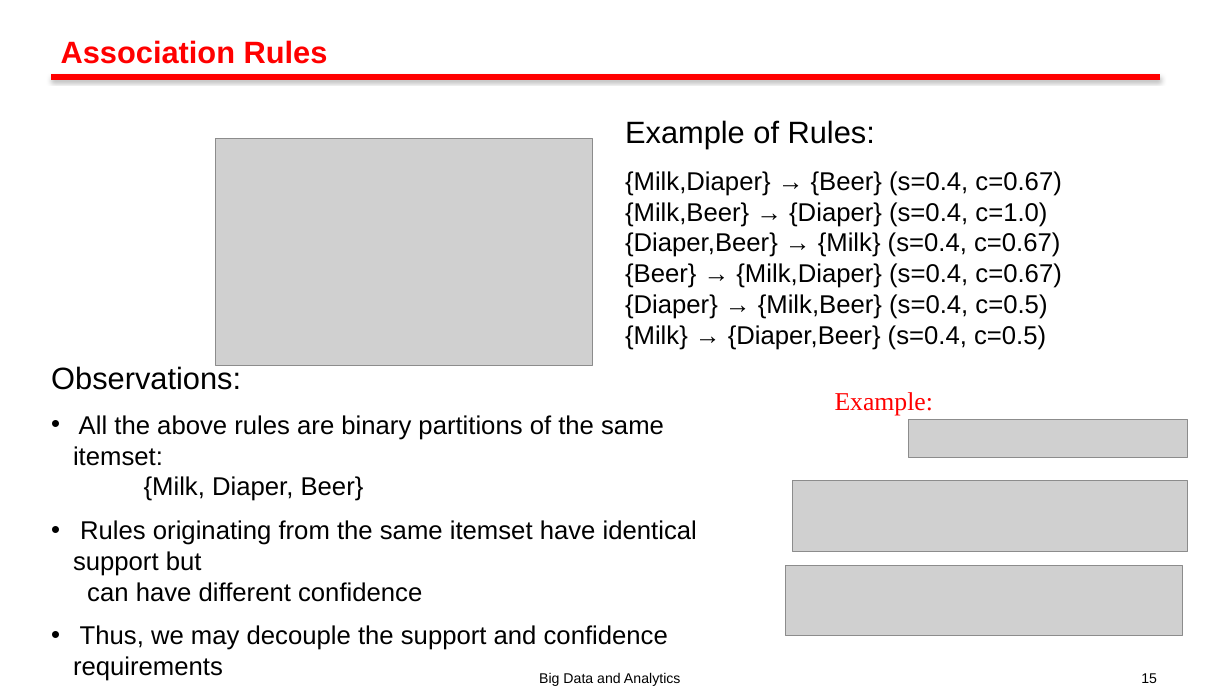
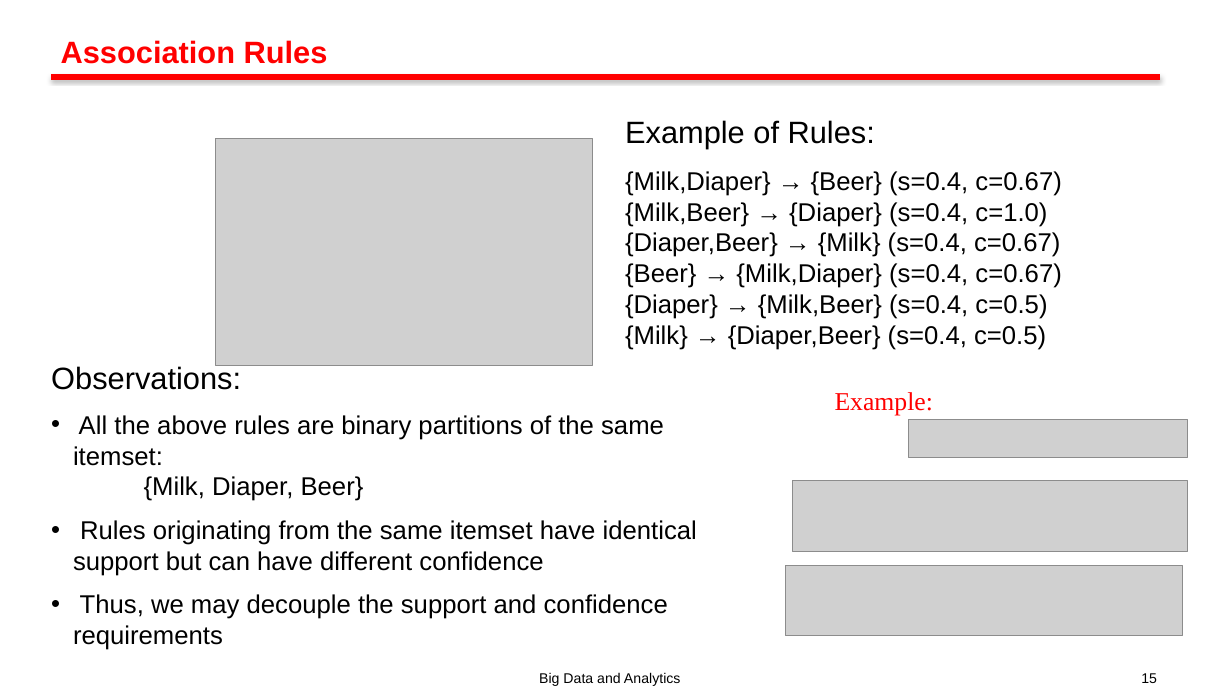
Before and after one commit to yubarajkafle/Course-materials-for-BDA601-Big-Data-Analytics-Torrens-University-, a slide deck: slide 15 of Lecture Slides/S10.pptx. Drawn at 1232x693 pixels with LibreOffice and Linux fonts; fonts in the diff are those of the drawing; grey boxes stand for pictures; background and template pictures are left out. Boxes give left, top, right and bottom in pixels: in the first picture for what was removed or moved away, otherwise in the second. Text is boxed around its words. In the diff, an @@ line names an element or a change of style, - is before the commit and + after.

```diff
--- a/Lecture Slides/S10.pptx
+++ b/Lecture Slides/S10.pptx
@@ text "Observations:" rewrapped from box(51, 365, 697, 681) to box(51, 365, 697, 650) @@
```
Also in this commit, not shown: 4 other slides changed, 1 slide added, 2 other files.
